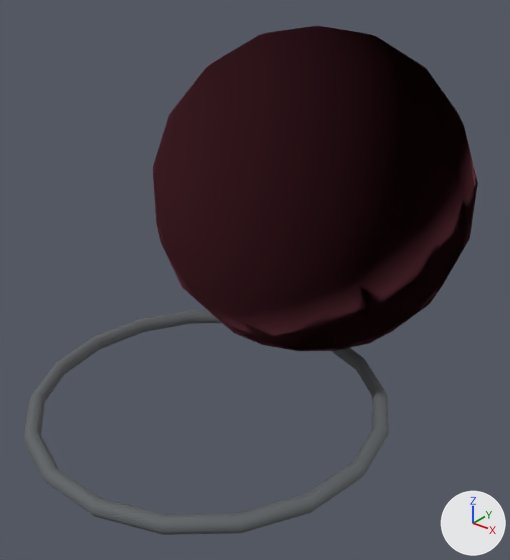
The glTF model assets/models/wall_ball.glb: old version first, new version second.
The view is the same before and after, from a 50 mm lens placed at (0.404, -0.601, 0.417), pointed at (0.011, -0.11, 0.112). Arrows for +X, +Y and +Z are at lower right; the lights stay in place. The first picture is the older version.
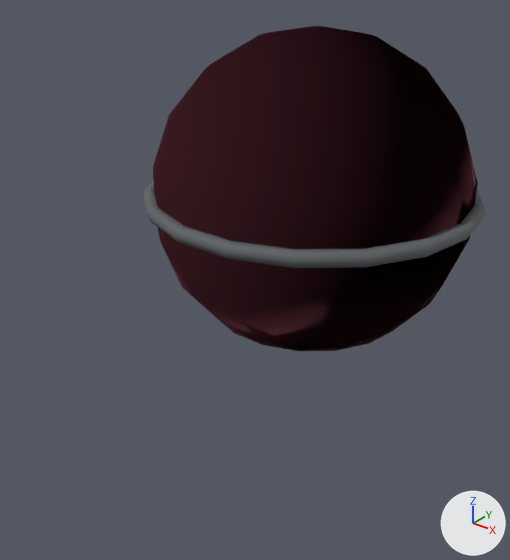
What differs and where, as boxes (x1, y1, x2, y2) in the pictures (510 x 560 px; the box of a moved part takes in the faces that stretch with it):
'Mesh_0', reshaped (24% narrower, 36% shorter): before (23, 26, 478, 535); after (143, 26, 487, 351)
part 1 of me_mesh_0, moved or reshaped: before (23, 310, 389, 535); after (143, 181, 487, 268)

Patch to the scene script:
```diff
--- a/assets/models/wall_ball.glb.py
+++ b/assets/models/wall_ball.glb.py
@@ me_mesh_0 @@
 # used by ob_mesh_0; location = (0.0, 0.0, 0.0)
-me_mesh_0.from_pydata(...)  # 254 vertices, 504 faces; spans x -0.18..0.18, y -0.347..0.165, z -0.007..0.34
+me_mesh_0.from_pydata(...)  # 254 vertices, 504 faces; spans x -0.18..0.18, y -0.177..0.177, z 0.0..0.34
+# me_mesh_0 part 1: the loose piece of 108 vertices spanning x -0.18..0.18, y -0.347..0.007, z -0.007..0.007 is moved by (0.0, 0.17, 0.17)
 me_mesh_0.materials.append(mat_m0)
```
